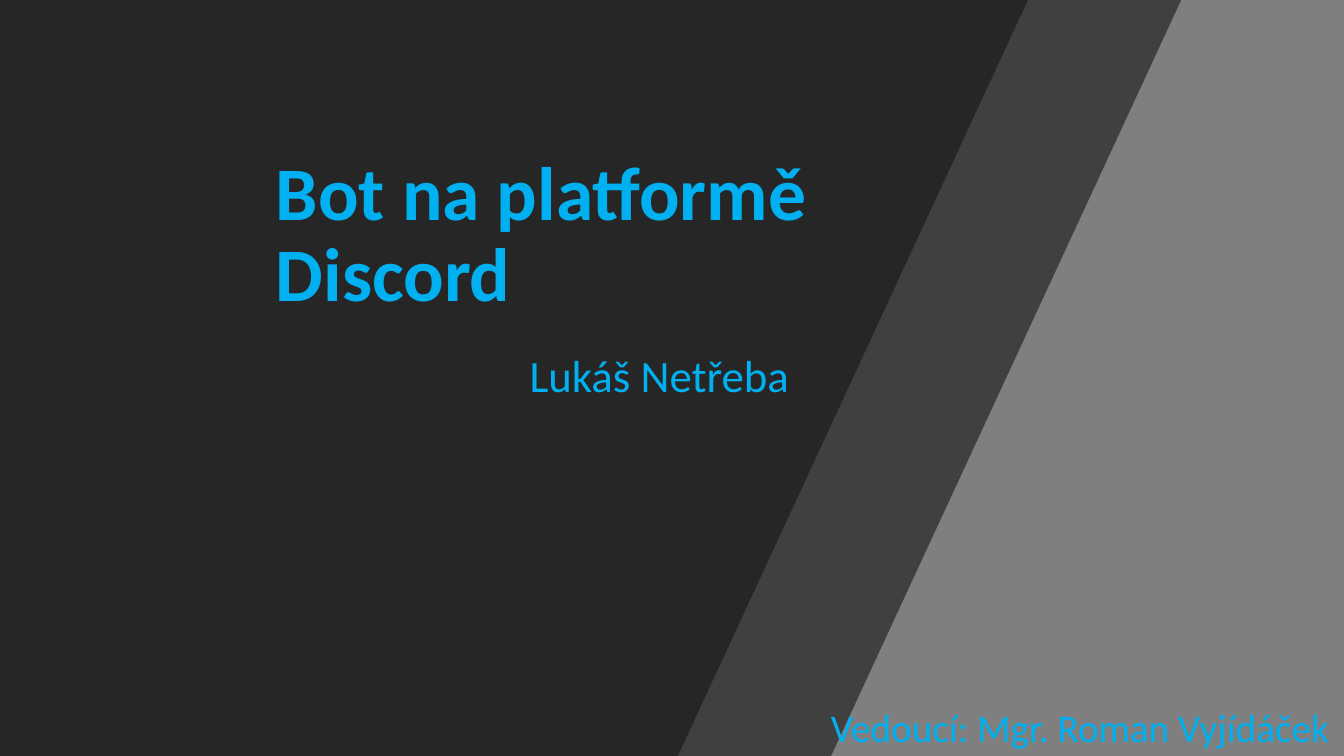
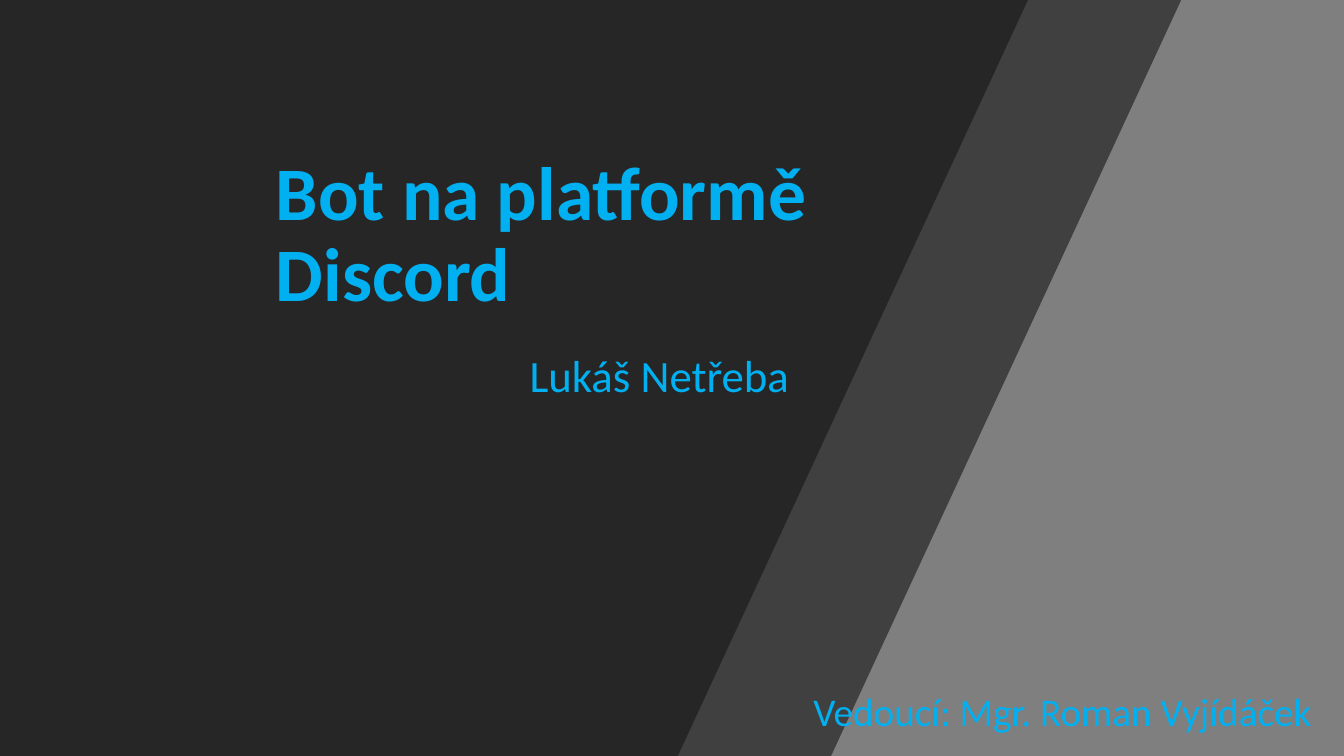
Before and after one commit to Fortex365/DiscordBot, a slide deck: slide 1 of Bot na platformě Discord.pptx. Drawn at 1344x756 pixels with LibreOffice and Linux fonts; fonts in the diff are those of the drawing. Boxes give left, top, right and bottom in pixels: in the first picture for what was removed or moved away, otherwise in the second. Text is boxed around its words. In the diff, an @@ line names an element or a change of style, - is before the commit and + after.

```diff
--- a/Bot na platformě Discord.pptx
+++ b/Bot na platformě Discord.pptx
@@ text "Vedoucí: Mgr. Roman Vyjídáček" moved from (x1=831, y1=709, x2=1329, y2=752) to (x1=813, y1=693, x2=1312, y2=736) @@
```
Also in this commit, not shown: 1 other slide changed, 2 other files.
